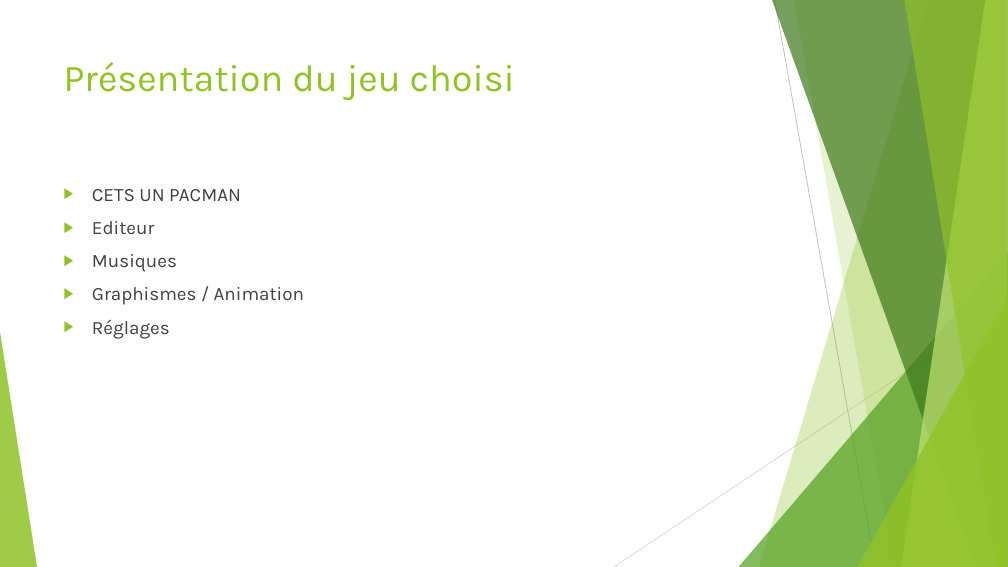
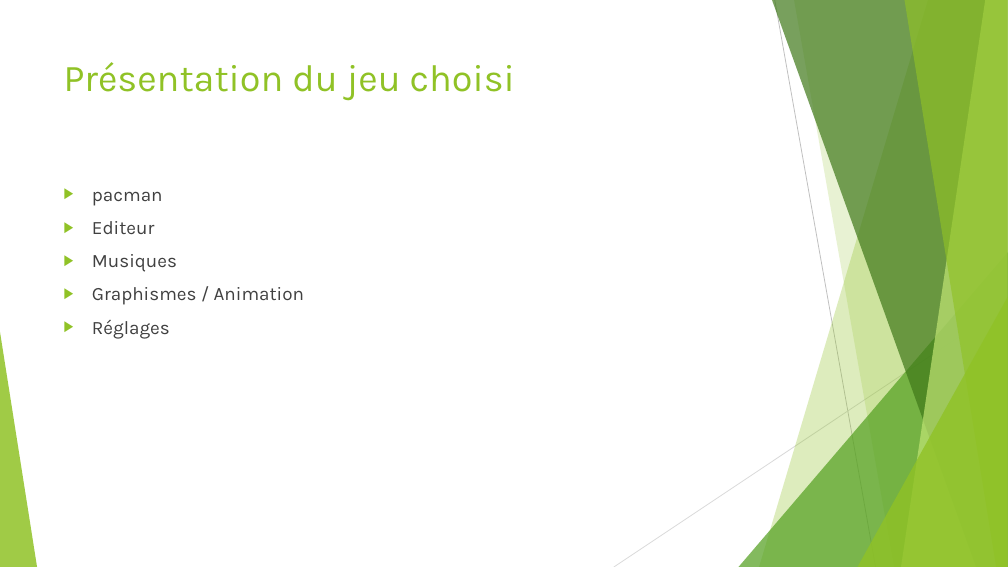
Before and after one commit to 52Alexis/PTUTS2A2, a slide deck: slide 3 of docs/rapport/diapopresdebut (1).pptx. Drawn at 1008x567 pixels with LibreOffice and Linux fonts; fonts in the diff are those of the drawing. Boxes give left, top, right and bottom in pixels: in the first picture for what was removed or moved away, otherwise in the second. Text is boxed around its words. In the diff, an @@ line names an element or a change of style, - is before the commit and + after.

```diff
--- a/docs/rapport/diapopresdebut (1).pptx
+++ b/docs/rapport/diapopresdebut (1).pptx
@@ text at (x1=92, y1=191, x2=163, y2=206): text changed @@
-▶ CETS UN PACMAN
+▶ pacman
```
Also in this commit, not shown: 4 other files.
